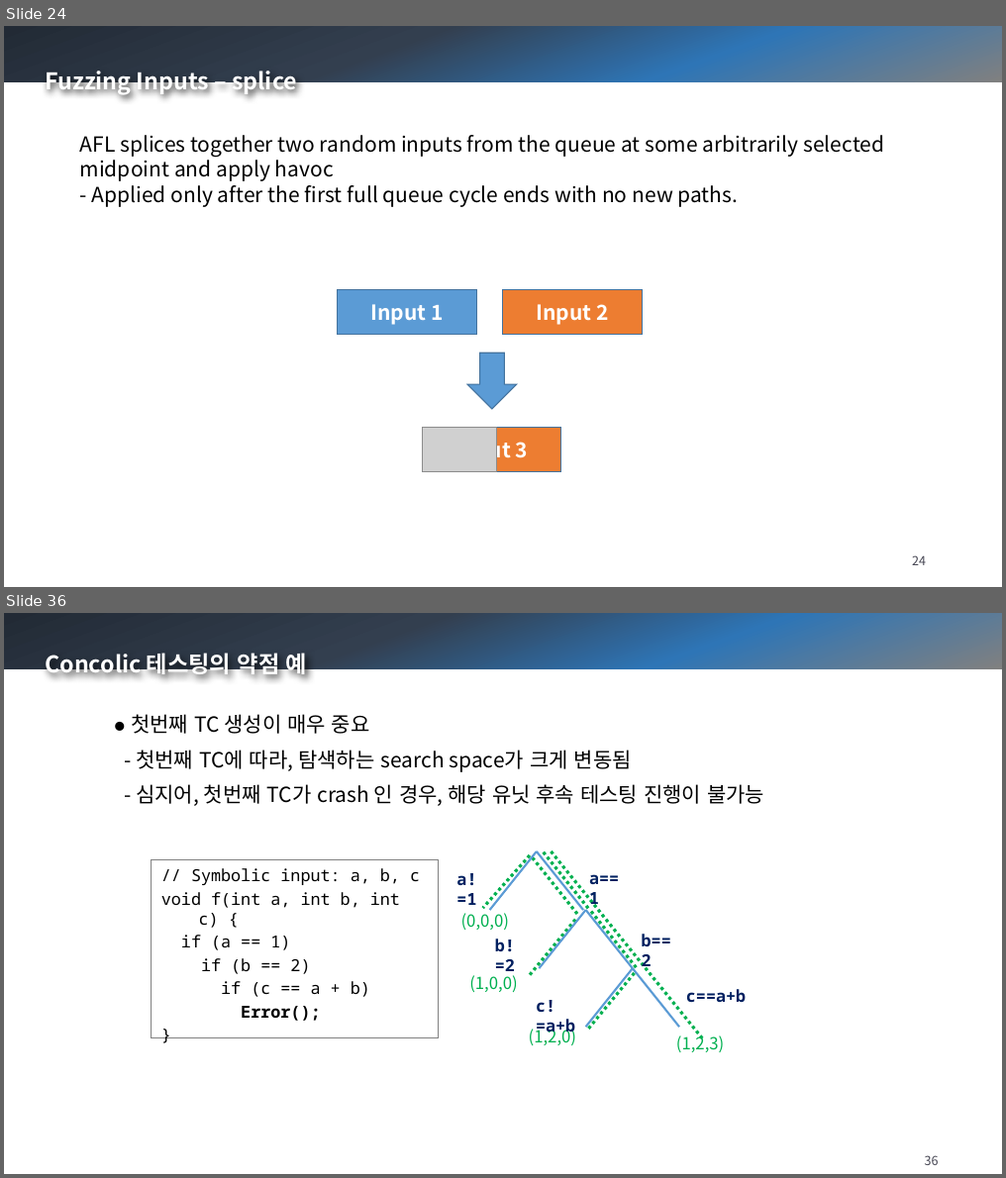
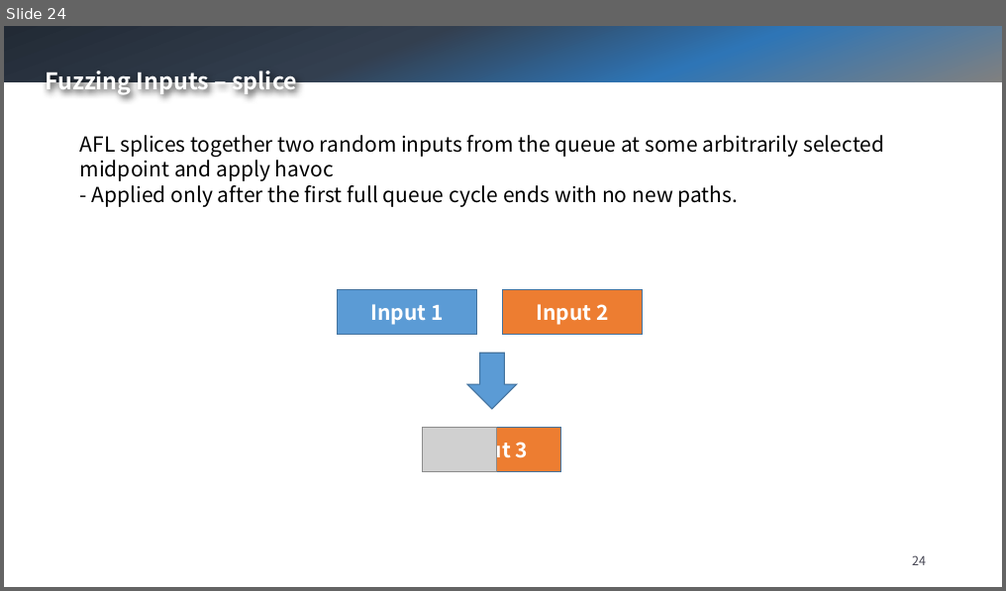
Before and after one commit to swtv-kaist/cs458-spring24, a slide deck: 4-fuzzing/lec41-intro-to-afl++-v2.pptx. Shown one above the other, each under a label of ours: slides 24 and 36 before the commit, slide 24 after it; the slides between them are not shown. The pictures are 1006x1178 and 1006x591 pixels, drawn with LibreOffice and Linux fonts; fonts in the diff are those of the drawing; grey boxes stand for pictures; background and template pictures are left out. Boxes give left, top, right and bottom in pixels: in the first picture for what was removed or moved away, otherwise in the second. Text is boxed around its words. In the diff, an @@ line names an element or a change of style, - is before the commit and + after.

```diff
--- a/4-fuzzing/lec41-intro-to-afl++-v2.pptx
+++ b/4-fuzzing/lec41-intro-to-afl++-v2.pptx
@@ slide 36 removed at [4, 613, 1002, 1174], background picture (left out); not listed: 1 template element that a slide beside it also shows @@
@@ text removed at [45, 650, 307, 679] @@
-Concolic 테스팅의 약점 예
@@ text removed at [131, 714, 764, 806] @@
-⦁ 첫번째 TC 생성이 매우 중요
-- 첫번째 TC에 따라, 탐색하는 search space가 크게 변동됨
-- 심지어, 첫번째 TC가 crash 인 경우, 해당 유닛 후속 테스팅 진행이 불가능
@@ rectangle removed at [152, 861, 439, 1039] @@
-// Symbolic input: a, b, c
-void f(int a, int b, int c) {
-if (a == 1)
-if (b == 2)
-if (c == a + b)
-Error();
-}
@@ text removed at [456, 873, 476, 905] @@
-a!=1
@@ line removed from (530, 856) to (483, 908) @@
@@ line removed from (533, 858) to (579, 916) @@
@@ group removed at [529, 853, 638, 1046]: 3 lines, 1 text @@
-(1,2,0)
@@ line removed from (551, 852) to (703, 1040) @@
@@ text removed at [589, 874, 619, 908] @@
-a==1
@@ text removed at [461, 910, 510, 930] @@
-(0,0,0)
@@ text removed at [495, 939, 515, 977] @@
-b!=2
@@ line removed from (530, 975) to (577, 918) @@
@@ text removed at [642, 934, 671, 971] @@
-b==2
@@ group removed at [490, 852, 679, 1027]: 6 lines @@
@@ text removed at [469, 975, 518, 992] @@
-(1,0,0)
@@ text removed at [686, 989, 746, 1002] @@
-c==a+b
@@ text removed at [536, 1000, 575, 1038] @@
-c!=a+b
@@ text removed at [676, 1033, 725, 1053] @@
-(1,2,3)
@@ text removed at [73, 1134, 297, 1163] @@
-2024-05-14
@@ page number removed at [925, 1156, 939, 1165] @@
-36
```
Also in this commit, not shown: 18 other slides removed, 1 other file.
